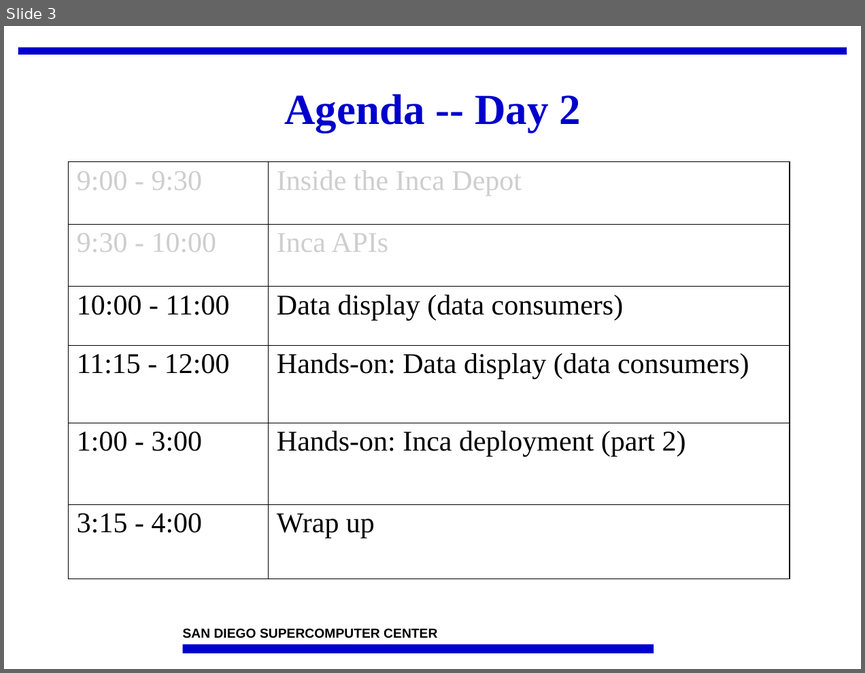
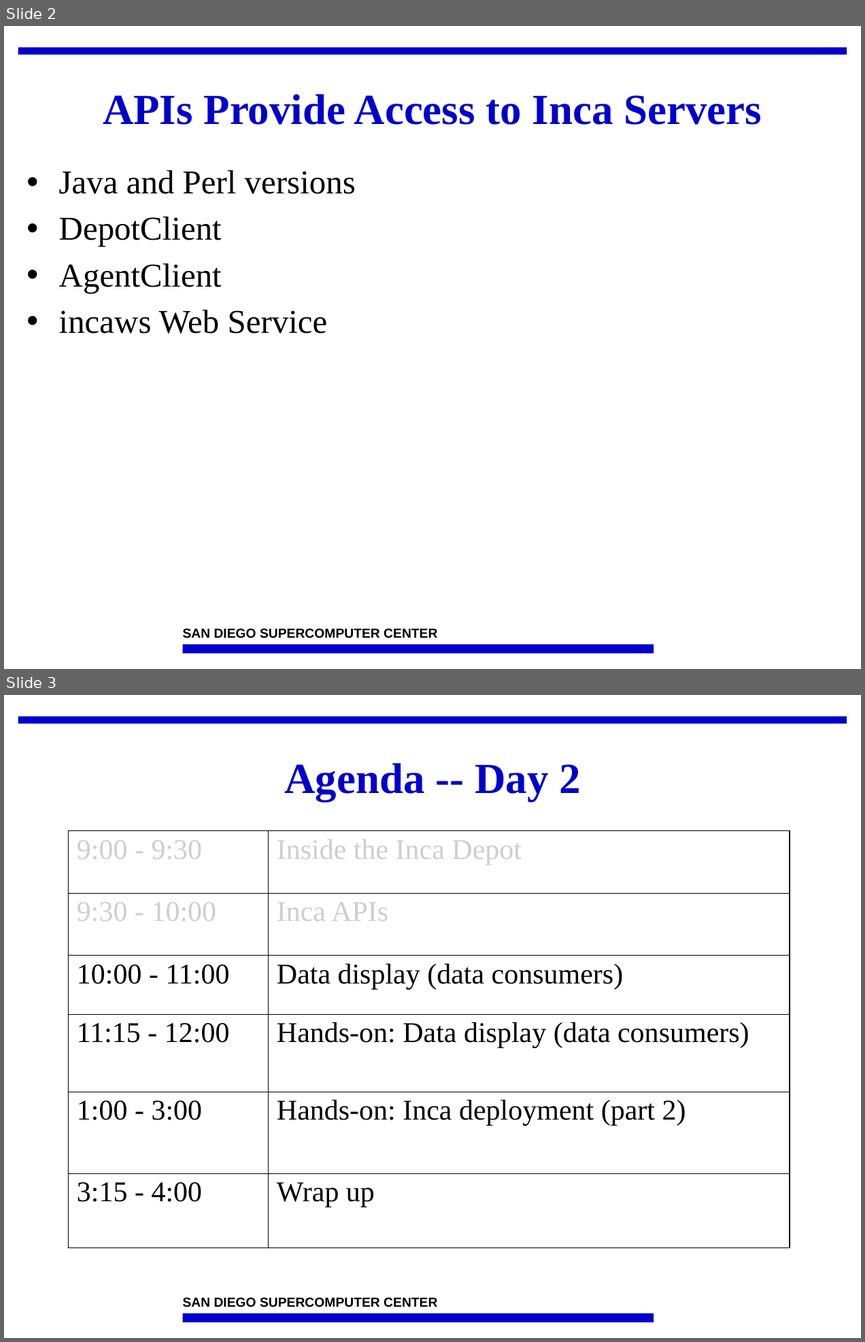
Before and after one commit to IncaProject/inca-xsede, a slide deck: talks/2008workshop/apis.ppt. Shown one above the other, each under a label of ours: slide 3 before the commit, slides 2 and 3 after it. The pictures are 865x673 and 865x1342 pixels, drawn with LibreOffice and Linux fonts; fonts in the diff are those of the drawing; background and template pictures are left out. Boxes give left, top, right and bottom in pixels: in the first picture for what was removed or moved away, otherwise in the second. Text is boxed around its words. In the diff, an @@ line names an element or a change of style, - is before the commit and + after.

```diff
--- a/talks/2008workshop/apis.ppt
+++ b/talks/2008workshop/apis.ppt
@@ slide 2 added at [4,26,861,669], background #FFFFFF; not listed: 3 template elements that a slide beside it also shows @@
@@ title added at [103,94,762,125], 36 pt, text #0000CC, bold @@
+APIs Provide Access to Inca Servers
@@ text added at [59,170,356,333], 28 pt, text #000000 @@
+• Java and Perl versions
+• DepotClient
+• AgentClient
+• incaws Web Service
```
Also in this commit, not shown: 1 slide changed, 1 slide removed, 1 other file.
